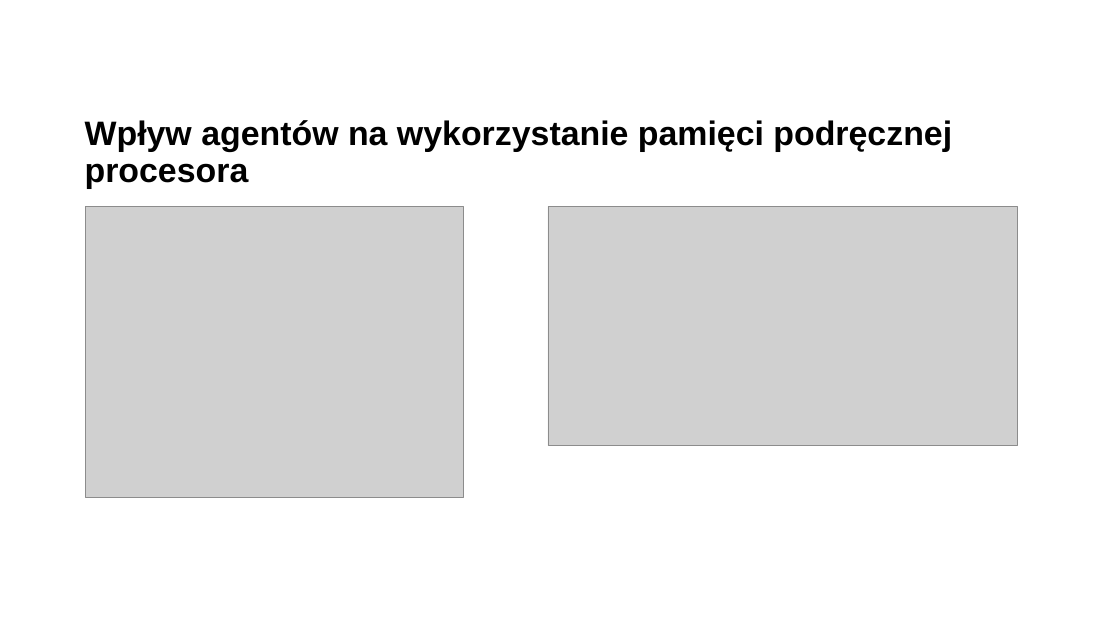
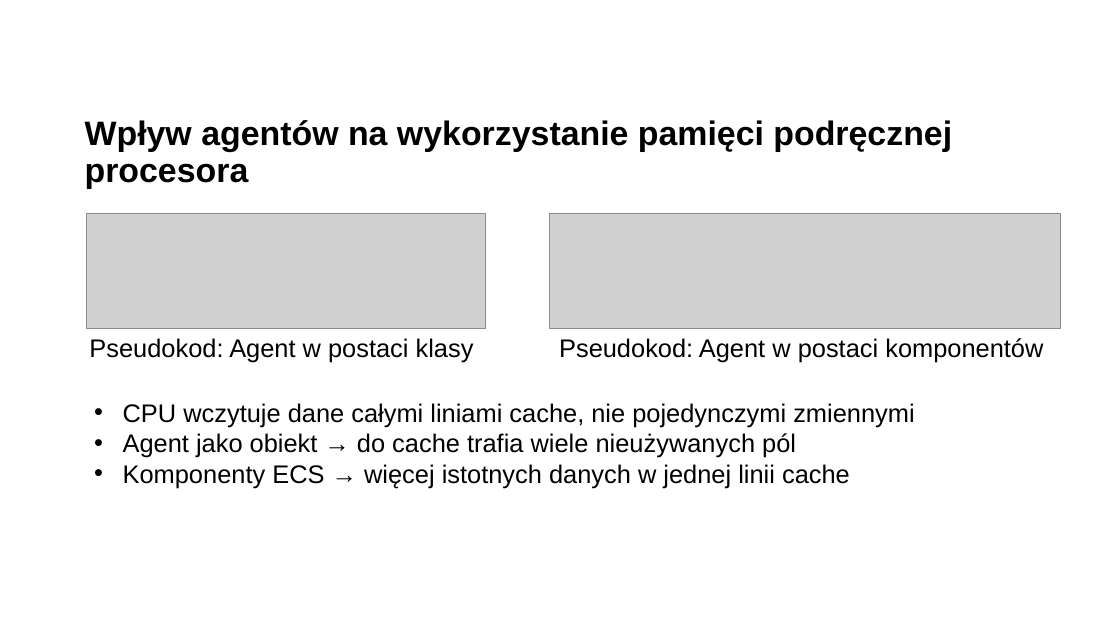
Before and after one commit to Filip-Rak/ecosystem-cc-results, a slide deck: slide 17 of docs/presentation.ppt. Drawn at 1120x630 pixels with LibreOffice and Linux fonts; fonts in the diff are those of the drawing; grey boxes stand for pictures; background and template pictures are left out. Boxes give left, top, right and bottom in pixels: in the first picture for what was removed or moved away, otherwise in the second. Text is boxed around its words. In the diff, an @@ line names an element or a change of style, - is before the commit and + after.

```diff
--- a/docs/presentation.ppt
+++ b/docs/presentation.ppt
@@ picture: place and size @@
-picture at [548, 207, 1017, 446]
+picture at [87, 213, 486, 328]
@@ picture: place and size @@
-picture at [86, 207, 464, 497]
+picture at [550, 213, 1061, 328]
@@ text added at [89, 338, 474, 363], 24 pt, text #000000 @@
+Pseudokod: Agent w postaci klasy
@@ text added at [559, 338, 1043, 363], 24 pt, text #000000 @@
+Pseudokod: Agent w postaci komponentów
@@ text added at [123, 403, 914, 488], 24 pt, text #000000 @@
+• CPU wczytuje dane całymi liniami cache, nie pojedynczymi zmiennymi
+• Agent jako obiekt → do cache trafia wiele nieużywanych pól
+• Komponenty ECS → więcej istotnych danych w jednej linii cache
```
Also in this commit, not shown: 2 other slides changed, 1 other file.
